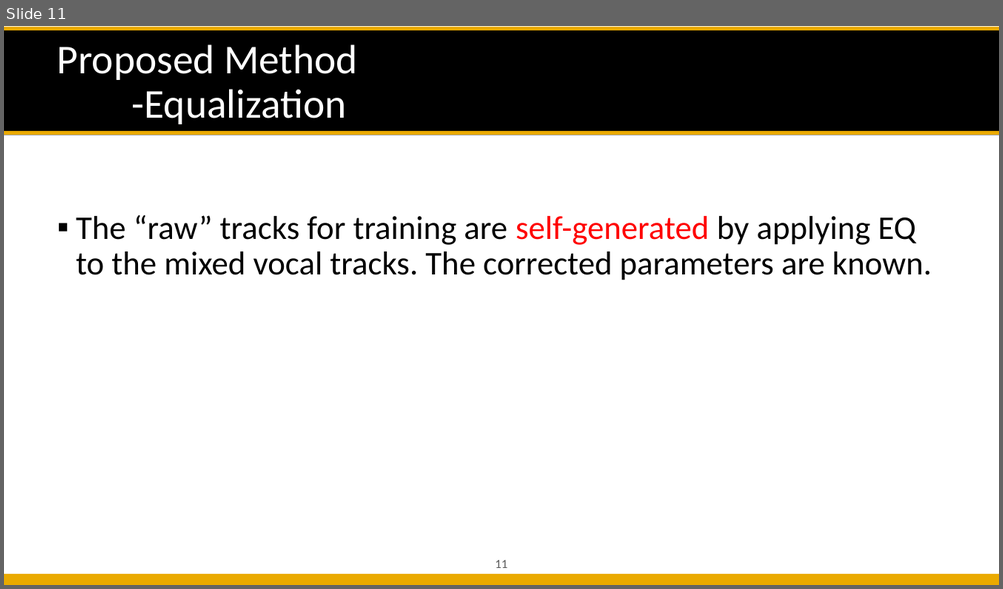
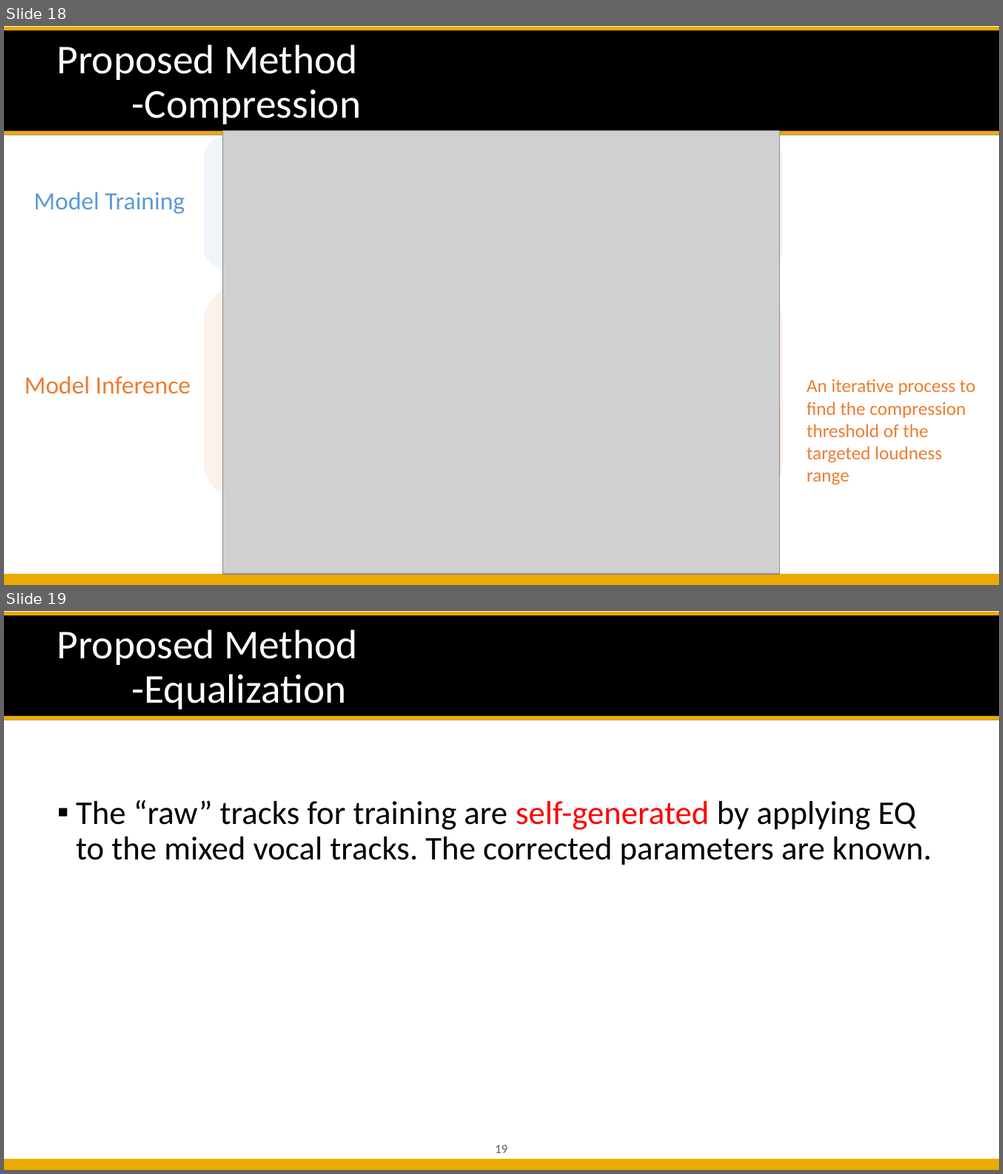
Before and after one commit to likelian/Lab_spring2022, a slide deck: doc/PPT/ Automatic Mixing Proposal.pptx. Shown one above the other, each under a label of ours: slide 11 before the commit, slides 18 and 19 after it. The pictures are 1003x589 and 1003x1174 pixels, drawn with LibreOffice and Linux fonts; fonts in the diff are those of the drawing; grey boxes stand for pictures; background and template pictures are left out. Boxes give left, top, right and bottom in pixels: in the first picture for what was removed or moved away, otherwise in the second. Text is boxed around its words. In the diff, an @@ line names an element or a change of style, - is before the commit and + after.

```diff
--- a/doc/PPT/ Automatic Mixing Proposal.pptx
+++ b/doc/PPT/ Automatic Mixing Proposal.pptx
@@ slide 18 added at [4, 26, 999, 585], background #FFFFFF; not listed: 5 template elements that a slide beside it also shows @@
@@ title added at [57, 44, 361, 124], 39.6 pt, text #FFFFFF @@
+Proposed Method
+-Compression
@@ rounded rectangle added at [204, 136, 783, 270], fill #9DC3E6 at 16% opacity @@
@@ picture added at [223, 130, 780, 574] @@
@@ text added at [34, 192, 185, 214], 24 pt, text #5B9BD5 @@
+Model Training
@@ rounded rectangle added at [204, 287, 783, 498], fill #F4B183 at 16% opacity @@
@@ text added at [25, 376, 191, 395], 24 pt, text #ED7D31 @@
+Model Inference
@@ rounded rectangle added at [468, 364, 780, 499], fill #C00000 at 46% opacity @@
@@ text added at [806, 379, 975, 486], 18 pt, text #ED7D31 @@
+An iterative process to find the compression threshold of the targeted loudness range
@@ what was slide 11 is now slide 19 @@
@@ page number at [495, 1145, 507, 1153]: text changed @@
-11
+19
```
Also in this commit, not shown: 11 slides changed, 10 other slides added, 1 slide removed, 12 other files.
